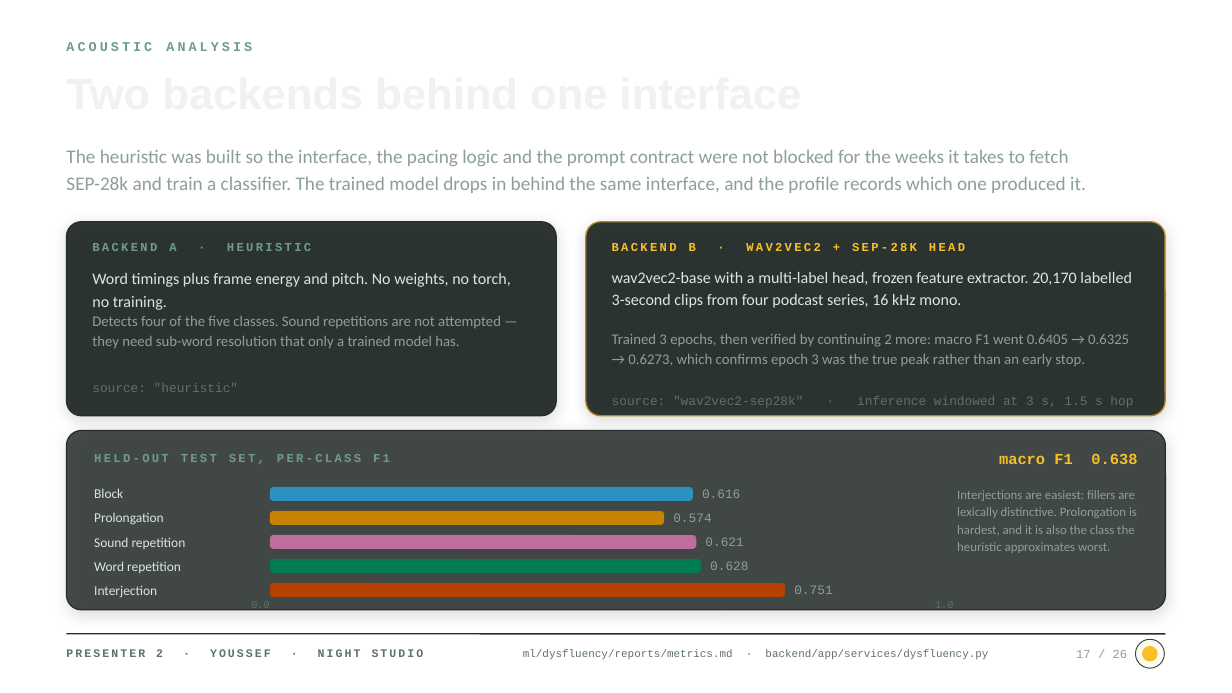
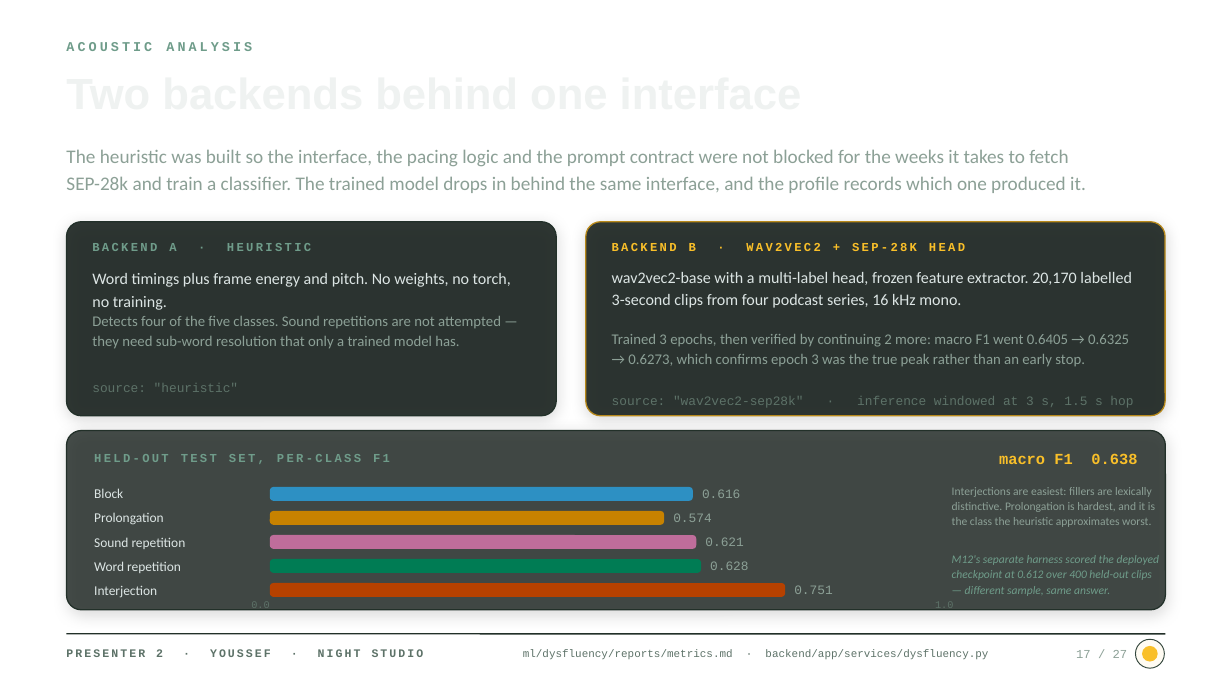
Before and after one commit to Ali-Khamis45/we-s2s-finalproject, a slide deck: slide 17 of docs/presentation/Speech-Confidence-Coach.pptx. Drawn at 1232x693 pixels with LibreOffice and Linux fonts; fonts in the diff are those of the drawing; background and template pictures are left out. Boxes give left, top, right and bottom in pixels: in the first picture for what was removed or moved away, otherwise in the second. Text is boxed around its words. In the diff, an @@ line names an element or a change of style, - is before the commit and + after.

```diff
--- a/docs/presentation/Speech-Confidence-Coach.pptx
+++ b/docs/presentation/Speech-Confidence-Coach.pptx
@@ text at [952, 487, 1155, 527]: text changed; size 10 to 9 pt @@
-Interjections are easiest: fillers are lexically distinctive. Prolongation is hardest, and it is also the class the heuristic approximates worst.
+Interjections are easiest: fillers are lexically distinctive. Prolongation is hardest, and it is the class the heuristic approximates worst.
@@ text added at [952, 555, 1160, 596], 9 pt, text #6F9C8A, italic @@
+M12's separate harness scored the deployed checkpoint at 0.612 over 400 held-out clips — different sample, same answer.
@@ text at [1076, 650, 1128, 658]: text changed @@
-17 / 26
+17 / 27
```
Also in this commit, not shown: 39 other slides changed, 3 slides added, 1 other file.
